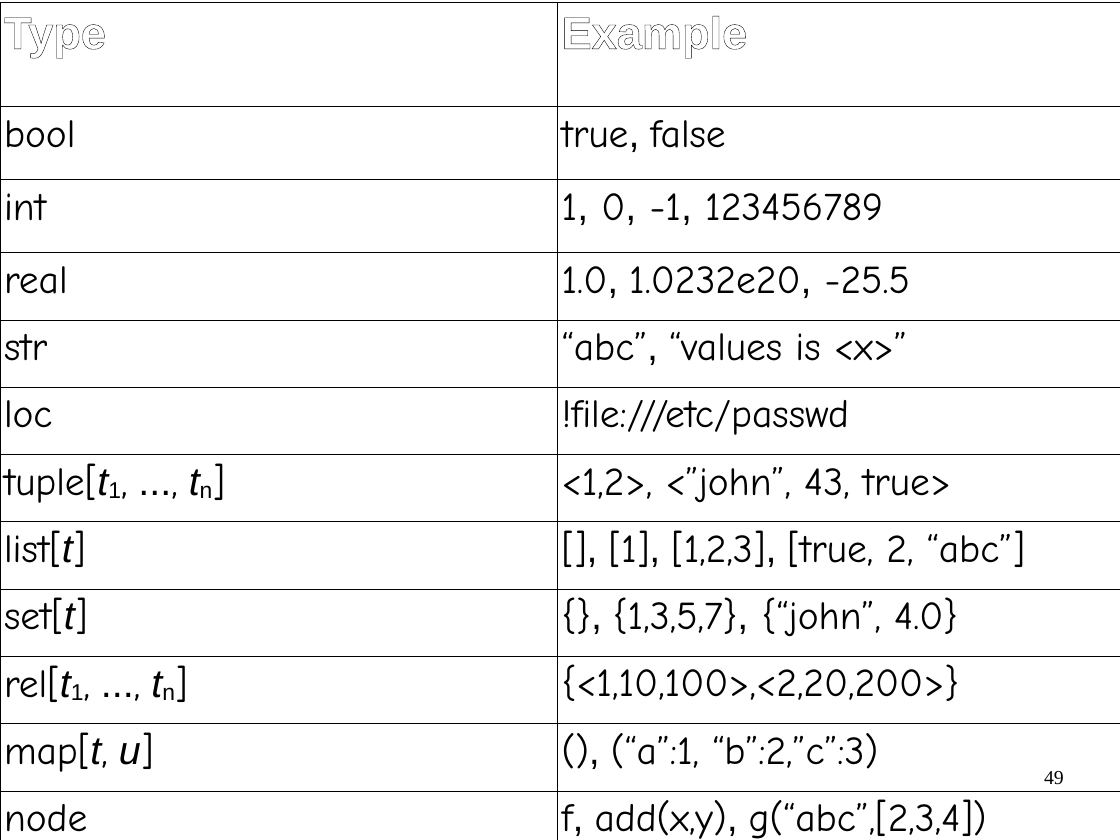
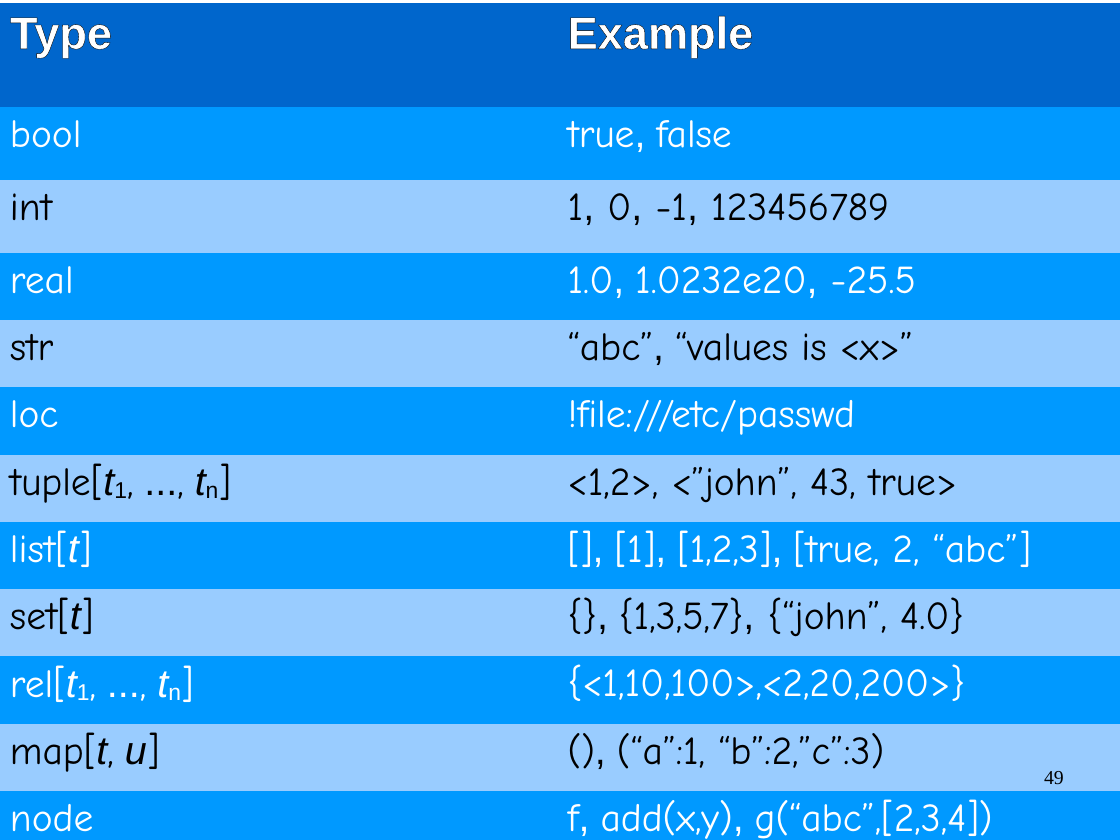
Before and after one commit to cwi-swat/meta-environment, a slide deck: slide 49 of meta-doc/analysis/rascal-slides/rascal-slides.odp. Drawn at 1120x840 pixels with LibreOffice and Linux fonts; fonts in the diff are those of the drawing; background and template pictures are left out. Boxes give left, top, right and bottom in pixels: in the first picture for what was removed or moved away, otherwise in the second. Text is boxed around its words. In the diff, an @@ line names an element or a change of style, - is before the commit and + after.

```diff
--- a/meta-doc/analysis/rascal-slides/rascal-slides.odp
+++ b/meta-doc/analysis/rascal-slides/rascal-slides.odp
@@ table at [0, 3, 1120, 840] @@
@@ fill none to #0066CC in row 1 @@
@@ fill none to #0099FF in 12 cells @@
@@ fill none to #99CCFF in 10 cells @@
@@ text colour #000000 to #FFFFFF in "bool", "true, false", "real", "1.0, 1.0232e20, -25.5" and 8 more places @@
@@ borders changed @@
```
Also in this commit, not shown: 12 other slides changed, 4 other files.
